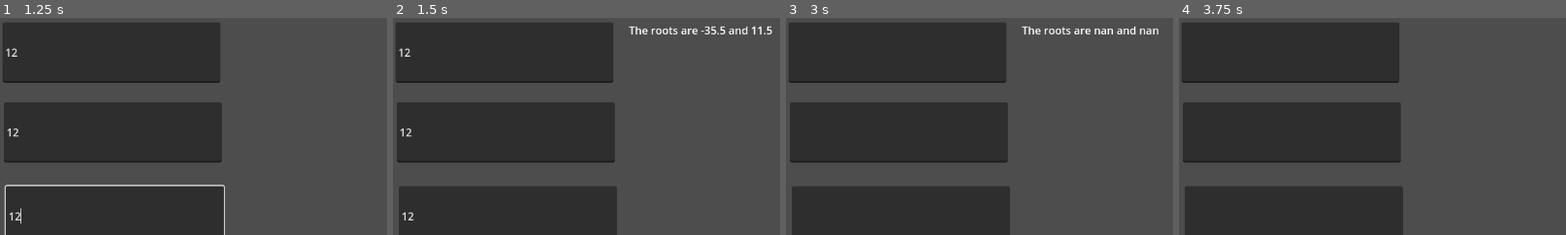
Above: before the commit, frames 1-4 (left to right).
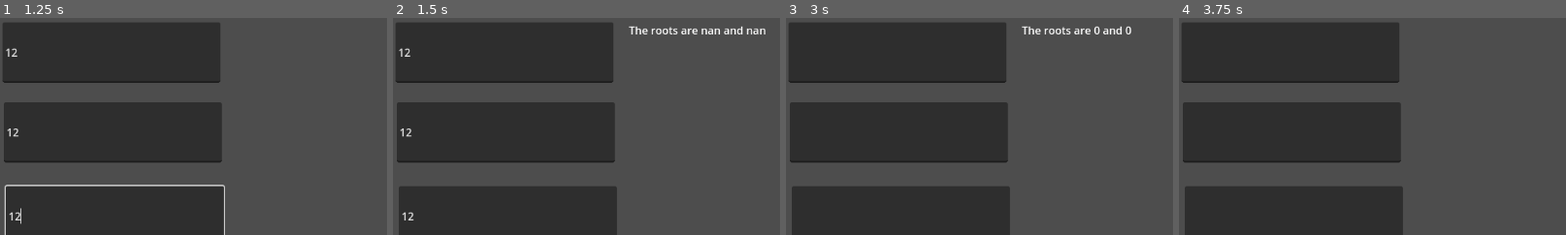
Above: after the commit, the same moments.

Repository: Tait-Sherfinski/Game-Design-I
Game: Godot game, scene res://prog_58b.tscn
The game is run twice, just before and just after one commit, with the same random seed, the same clock (stepped at 60 frames per second) and the same inputs. This scene is started directly instead of the project's main scene.
Inputs (mouse positions are % of the whole screen's width and height, from its top left):
- Up to frame 1 (1.25 s): click (54, 8) at 0.52 s; type "12" at 0.6 s; click (54, 27) at 0.75 s; type "12" at 0.83 s; click (54, 46) at 0.98 s; type "12" at 1.07 s
- Up to frame 2 (1.5 s): click "Calculate" at 1.25 s
- Up to frame 3 (3 s): click "Clear" at 2 s; click "Calculate" at 2.75 s
- Up to frame 4 (3.75 s): click "Clear" at 3.5 s
The pictures show only the part of the screen within x 39-89%, y 0-50%; the shares and areas given below are measured in that part.

Frame 1 is identical in both runs. In frame 2, 0.4% of the frame differs, in the area x 79-98%, y 3-8%; in frame 3, 0.3%; in frame 4, nothing differs.

Commit message:
update 9/15

Diff:
--- a/Prog58b.gd
+++ b/Prog58b.gd
@@ -15,9 +15,9 @@
 	var A = int($LineEdit.text)
 	var B = int($LineEdit2.text)
 	var C = int($LineEdit3.text)
-	var posroot = str(-B + (sqrt(B*B) - (4 * (A*C))) / (2 * A))
-	var negroot = str(-B - (sqrt(B*B) - (4 * (A*C))) / (2 * A))
-	$lblOut.text = "The roots are " + posroot + " and " + negroot
+	var root = (-B + sqrt((B*B) - (4*(A*C)))) / 2 * A
+	var root2 = (-B - sqrt((B*B) - (4*(A*C)))) / 2 * A
+	$lblOut.text = "The roots are " + str(root) + " and " + str(root2)
 
 
 func _on_button_2_pressed():
@@ -28,4 +28,4 @@
 
 
 func _on_button_3_pressed():
-	pass # Replace with function body.
+	get_tree().quit()
